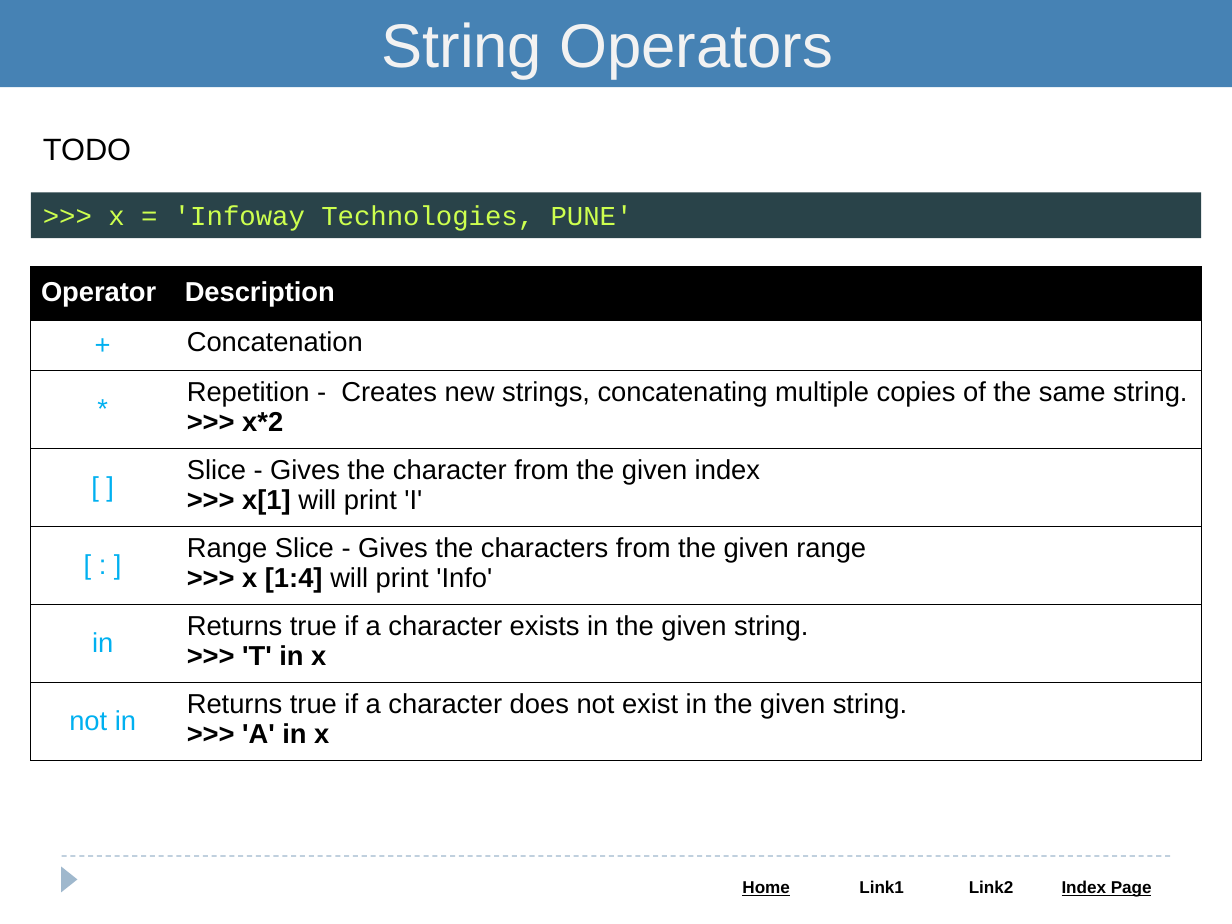
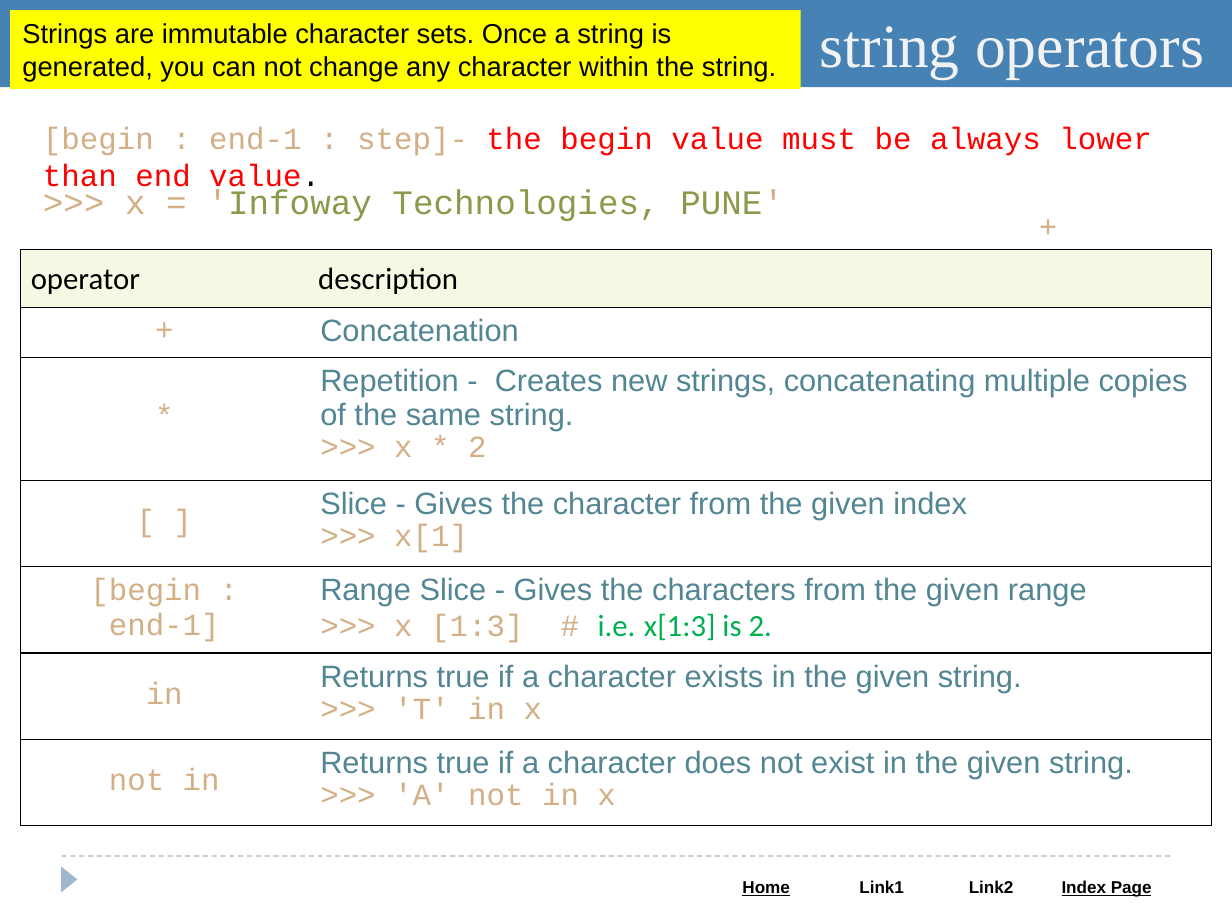
Before and after one commit to saleelgithub/PPTs, a slide deck: slide 15 of Python.pptx (slide 16 before the commit). Drawn at 1232x924 pixels with LibreOffice and Linux fonts; fonts in the diff are those of the drawing. Boxes give left, top, right and bottom in pixels: in the first picture for what was removed or moved away, otherwise in the second. Text is boxed around its words. In the diff, an @@ line names an element or a change of style, - is before the commit and + after.

```diff
--- a/Python.pptx
+++ b/Python.pptx
@@ rectangle added at [10, 10, 801, 89], fill #FFFF00, 16 pt, text #000000 @@
+Strings are immutable character sets. Once a string is generated, you can not change any character within the string.
@@ text in rectangle at [820, 26, 1204, 79]: text changed; font Arial to Times New Roman @@
-String Operators
+string operators
@@ text removed at [43, 138, 131, 161] @@
-TODO
@@ text added at [43, 127, 1151, 195], 18 pt, text #FF0000 @@
+[begin : end-1 : step]- the begin value must be always lower than end value.
@@ text ">>> x = 'Infoway Technologies, ...": place and size @@
-text ">>> x = 'Infoway Technologies, ..." at [31, 192, 1201, 238]
+text ">>> x = 'Infoway Technologies, ..." at [125, 189, 783, 221]
@@ text ">>> x = 'Infoway Technologies, ..." at [125, 189, 783, 221]: size 16 to 20 pt; text colour #CDFF4F to #D3AF86 in ">>> x = 'Infoway PUNE'"; text colour #CDFF4F to #889B4A in "'Infoway Technologies, PUNE'"; fill #294349 to none @@
@@ text added at [1026, 201, 1068, 250], 18 pt, text #D3AF86 @@
++
@@ table at [21, 250, 1211, 825] @@
-row 1, column 1: Operator
+row 1, column 1: operator
-row 1, column 2: Description
+row 1, column 2: description
-row 3, column 2: Repetition - Creates new strings, concatenating multiple copies of the same string. / >>> x*2
+row 3, column 2: Repetition - Creates new strings, concatenating multiple copies of the same string. / >>> x * 2
-row 4, column 2: Slice - Gives the character from the given index / >>> x[1] will print 'I'
+row 4, column 2: Slice - Gives the character from the given index / >>> x[1]
-row 5, column 1: [ : ]
+row 5, column 1: [begin : end-1]
-row 5, column 2: Range Slice - Gives the characters from the given range / >>> x [1:4] will print 'Info'
+row 5, column 2: Range Slice - Gives the characters from the given range / >>> x [1:3] # i.e. x[1:3] is 2.
-row 7, column 2: Returns true if a character does not exist in the given string. / >>> 'A' in x
+row 7, column 2: Returns true if a character does not exist in the given string. / >>> 'A' not in x
@@ fill none to #F6F8E4 in row 1 @@
@@ fill none to #FFFFFF in 12 cells @@
@@ size 16 to 18 pt in "+", "Concatenation", "*", "[ ]" and 4 more places @@
@@ font Arial to Courier New in "+", "*", "[ ]", "in" and 2 more places @@
@@ text colour #00B0F0 to #D3AF86 in "+", "*", "[ ]", "in" and 1 more places @@
@@ text colour #000000 to #528693 in "Concatenation", "Returns true if a character exists in ..." @@
@@ text colour #000000 to #D3AF86, bold off in ">>> 'T' in x" @@
@@ table: place and size @@
-table at [31, 267, 1201, 793]
+table at [21, 250, 1211, 825]
```
Also in this commit, not shown: 24 other slides changed, 55 slides added, 22 slides removed.
